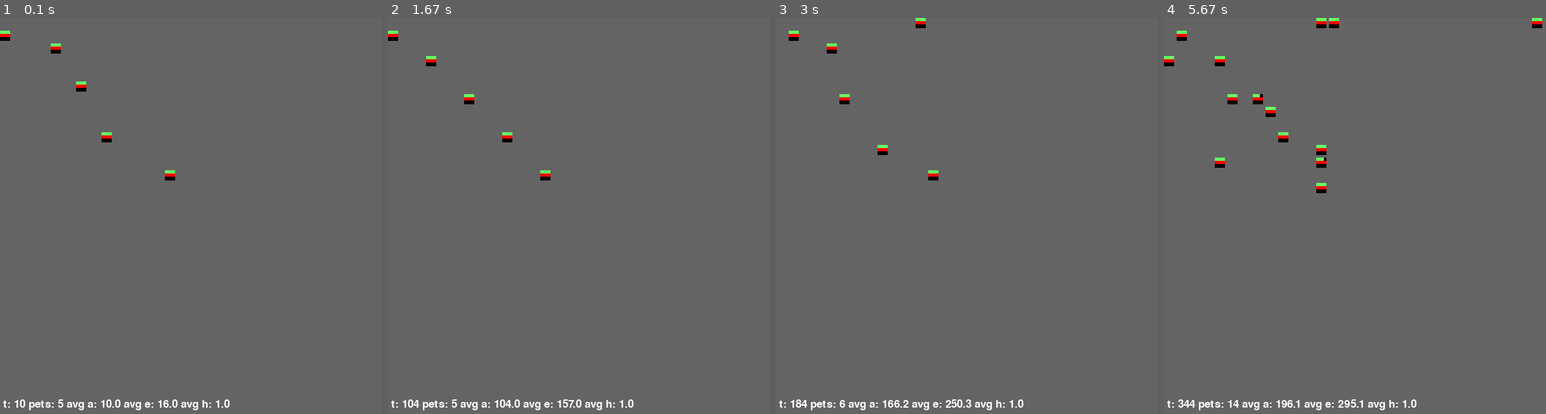
Above: before the commit, frames 1-4 (left to right).
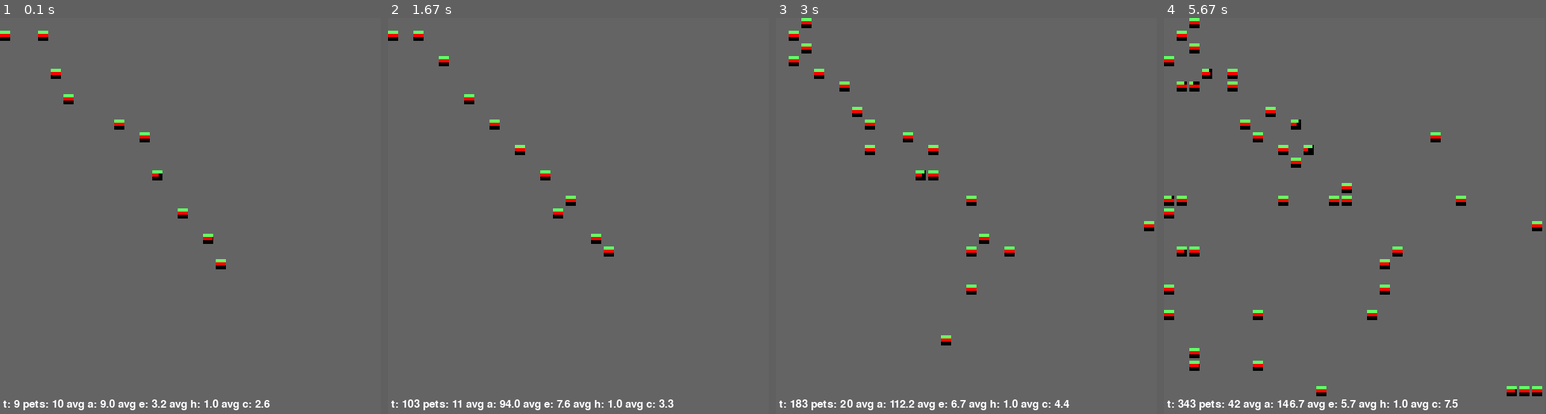
Above: after the commit, the same moments.

Repository: maltelenz/simpet
Game: pygame game, started from world.py
Two runs of this game, one before a commit and one after it. Both use one fixed random seed, a clock stepped at 60 frames per second and the inputs below. The source is Python 2; it was converted automatically to run under Python 3.
Inputs:
- Up to frame 1 (0.1 s): no input
- Up to frame 2 (1.67 s): no input
- Up to frame 3 (3 s): no input
- Up to frame 4 (5.67 s): no input
In our replay, the window is 630x630 before the commit and 600x630 after it. These sizes can differ from the game's own. Grey fills any space a smaller window leaves; there, only what the larger window draws over its background counts as a difference.

The runs differ from the first frame. In frame 1, 1.5% of the frame differs, in the area x 3-71%, y 3-100%; in frame 2, 1.2%; in frame 3, 2.2%; in frame 4, 4.1%, in the area x 0-100%, y 0-100%.

Commit message:
More balancing and bug fixing

Diff:
--- a/pet.py
+++ b/pet.py
@@ -108,7 +108,7 @@
 
         elif instruction == "GatherSun":
             # Sun is everywhere and always available
-            self.energy += SUN_CONVERSION
+            self.energy = min(self.energy + SUN_CONVERSION, MAX_ENERGY)
 
         else:
             # Has to be handled by higher authority:
@@ -130,16 +130,16 @@
         self.age += 1
 
     def convert_resources(self):
-        wood_energy = max(WOOD_CONVERSION, 0)
+        wood_energy = max(min(WOOD_CONVERSION, self.wood), 0)
         self.wood -= wood_energy
 
-        stone_energy = max(STONE_CONVERSION, 0)
+        stone_energy = max(min(STONE_CONVERSION, self.stone), 0)
         self.stone -= stone_energy
 
-        fruit_energy = max(FRUIT_CONVERSION, 0)
+        fruit_energy = max(min(FRUIT_CONVERSION, self.fruit), 0)
         self.fruit -= fruit_energy
 
-        self.energy += wood_energy + stone_energy + fruit_energy
+        self.energy = min(self.energy + wood_energy + stone_energy + fruit_energy, MAX_ENERGY)
 
     def gestate(self):
         self.gestating = True
@@ -158,17 +158,17 @@
         self.posx -= 1
 
     def gather_wood(self):
-        amount_gathered = self.gather * WOOD_GATHER_SPEED
+        amount_gathered = min(self.gather * WOOD_GATHER_SPEED, max(MAX_CARRYING_CAPACITY - self.wood, 0))
         self.wood += amount_gathered
         return amount_gathered
 
     def gather_stone(self):
-        amount_gathered = self.gather * STONE_GATHER_SPEED
+        amount_gathered = min(self.gather * STONE_GATHER_SPEED, max(MAX_CARRYING_CAPACITY - self.stone, 0))
         self.stone += amount_gathered
         return amount_gathered
 
     def gather_fruit(self):
-        amount_gathered = self.gather * FRUIT_GATHER_SPEED
+        amount_gathered = min(self.gather * FRUIT_GATHER_SPEED, max(MAX_CARRYING_CAPACITY - self.fruit, 0))
         self.fruit += amount_gathered
         return amount_gathered
 
--- a/pygameworld.py
+++ b/pygameworld.py
@@ -8,7 +8,7 @@
     def __init__(self, world):
         pygame.init()
 
-        (self.width, self.height) = (DRAW_FACTOR * world.xsize + 30, DRAW_FACTOR * world.ysize + 30)
+        (self.width, self.height) = (DRAW_FACTOR * world.xsize, DRAW_FACTOR * world.ysize + 30)
         self.size = (self.width, self.height)
         self.bg = (100, 100, 100)
 
@@ -29,7 +29,8 @@
                     " pets: " + str(len(world.pets)) +\
                     " avg a: " + str(world.average_age()) +\
                     " avg e: " + str(world.average_energy()) +\
-                    " avg h: " + str(world.average_health())
+                    " avg h: " + str(world.average_health()) +\
+                    " avg c: " + str(world.average_carried())
         font = pygame.font.Font(None, 25)
         text = font.render(string, 1, (255, 255, 255 ))
 
--- a/settings.py
+++ b/settings.py
@@ -2,9 +2,11 @@
 HEALTH_GAIN_BY_SLEEP = 0.01
 
 # Absolute energy amount drained for each step
-ENERGY_DRAIN = 0.05
+ENERGY_DRAIN = 0.035
 
 HEALING_GAIN = 0.01
+
+MAX_ENERGY = 10
 
 # Increase in health when attacking someone
 ATTACK_HEALTH_INCREASE = 0.05
@@ -16,7 +18,7 @@
 GATHER_GAIN = 0.01
 
 # Conversion factors for resources
-SUN_CONVERSION = 0.001
+SUN_CONVERSION = 0.005
 WOOD_CONVERSION = 0.5
 STONE_CONVERSION = 0.05
 FRUIT_CONVERSION = 1
@@ -26,17 +28,20 @@
 STONE_GATHER_SPEED = 3
 FRUIT_GATHER_SPEED = 3
 
+# How much of each resource can a pet carry
+MAX_CARRYING_CAPACITY = 20
+
 # Resource availability
-MAX_WOOD = 0.5
-MAX_STONE = 5
-MAX_FRUIT = 0.1
+MAX_WOOD = 2
+MAX_STONE = 10
+MAX_FRUIT = 0.5
 
 # Rate of reproduction write scrambling
 MUTATION_RATE = 0.05
 
 # Percentage/100 of time steps a write happens
 # to the own reproduction storage
-SELF_WRITE_RATIO = 0.01
+SELF_WRITE_RATIO = 0.05
 
 
 INSTRUCTIONS = [
--- a/world.py
+++ b/world.py
@@ -154,6 +154,10 @@
         healths = [p.health for p in self.pets]
         return round(float(sum(healths))/len(healths), 1)
 
+    def average_carried(self):
+        carried = [p.wood + p.stone + p.fruit for p in self.pets]
+        return round(float(sum(carried))/len(carried), 1)
+
 
     def oldest(self):
         return max([p.age for p in self.pets])
@@ -186,17 +190,17 @@
         random.shuffle(lst)
         return lst
 
-    pets = [Pet(x*3, x*3, shuffled_instructions(), 0.1, 1, 0.1, 1) for x in range(5)]
+    pets = [Pet(x*2, x*2, shuffled_instructions(), 0.1, 1, 0.1, 1) for x in range(10)]
     w = World(30, 30, pets)
 
     w.create_canvas()
 
-    while True:
-        w.step()
+    while w.pets != []:
         w.update_canvas()
         w.handle_events()
         print("wood " + str(sum([sum(x) for x in w.wood])) +\
             " stone " + str(sum([sum(x) for x in w.stone])) +\
             " fruit " + str(sum([sum(x) for x in w.fruit])))
-
-    print w.ascii_map()
+        w.step()
+
+    print w.time
